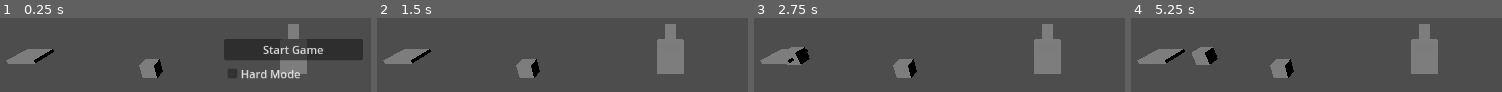
Above: before the commit, frames 1-4 (left to right).
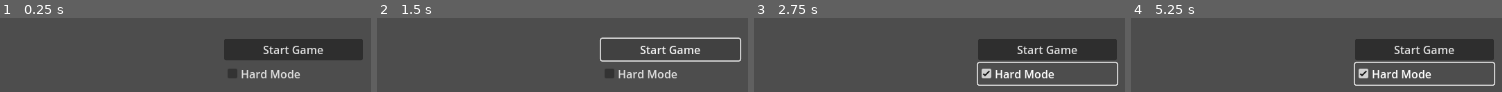
Above: after the commit, the same moments.

Repository: potatozepp/GPT-Test
Game: Godot game, scene res://main.tscn
The game is run twice, just before and just after one commit, with the same random seed, the same clock (stepped at 60 frames per second) and the same inputs.
Inputs (mouse positions are in pixels of both pictures, inside the frame that each line leads up to):
- Up to frame 1 (0.25 s): no input
- Up to frame 2 (1.5 s): click "Start Game" at 0.5 s; click (670, 49) at 1.25 s, where only the run after the commit has a clickable "Start Game"
- Up to frame 3 (2.75 s): click (1047, 73) at 2 s, where only the run after the commit has a clickable "Hard Mode"
- Up to frame 4 (5.25 s): click (1424, 73) at 2.75 s, where only the run after the commit has a clickable "Hard Mode"; click (1424, 49) at 3.5 s, where only the run after the commit has a clickable "Start Game"; click (1424, 73) at 4.25 s, where only the run after the commit has a clickable "Hard Mode"; move the mouse to (outside the picture) at 5.02 s

The runs differ from the first frame. In frame 1, 5.0% of the frame differs, in the area x 1-83%, y 8-82%; in frame 2, 11%; in frame 3, 19%; in frame 4, 20%, in the area x 1-99%, y 8-92%.
Error after the commit: Parse Error: Unexpected "?" in source. If you want a ternary operator, use "truthy_value if true_condition else falsy_value". (res://main.gd:65)

Commit message:
Use camera for path placement and add edit mode

Diff:
--- a/assets/models/player.tscn
+++ /dev/null
@@ -1,12 +0,0 @@
-[gd_scene load_steps=3 format=3 uid="uid://player"]
-
-[ext_resource type="Script" path="res://player.gd" id="1"]
-
-[sub_resource type="BoxMesh" id="1"]
-size = Vector3(1, 1, 1)
-
-[node name="Player" type="Node3D"]
-script = ExtResource("1")
-
-[node name="Mesh" type="MeshInstance3D" parent="."]
-mesh = SubResource("1")
--- a/main.gd
+++ b/main.gd
@@ -4,89 +4,127 @@
 var TowerScene = preload("res://assets/models/tower.tscn")
 var PathScene = preload("res://assets/models/path.tscn")
 var CoreScene = preload("res://assets/models/core.tscn")
-var PlayerScene = preload("res://assets/models/player.tscn")
+
+@export var camera_speed := 5.0
 
 var path_positions: Array = []
 var spawn_time := 0.0
 var spawn_interval := 2.0
 var game_started := false
+var editing_mode := false
 
-var available_slots := [
-	Vector3(-15, 0, 0),
-	Vector3(-10, 0, 5),
-	Vector3(-5, 0, 5),
-	Vector3(-5, 0, 0)
-]
-var next_slot := 0
-var player
-
+@onready var start_menu = $CanvasLayer/Control
 @onready var start_button = $CanvasLayer/Control/VBoxContainer/StartButton
 @onready var hard_mode = $CanvasLayer/Control/VBoxContainer/HardMode
+@onready var edit_button = $CanvasLayer/EditButton
+@onready var camera = $Camera3D
+var preview_path
 
 func _ready() -> void:
-	var core = CoreScene.instantiate()
-	core.position = Vector3(0, 0, 0)
-	add_child(core)
+        var core = CoreScene.instantiate()
+        core.position = Vector3(0, 0, 0)
+        add_child(core)
 
-	path_positions = [Vector3(-20, 0, 0), core.position]
+        path_positions = [Vector3(-20, 0, 0), core.position]
 
-	var start_path = PathScene.instantiate()
-	start_path.position = path_positions[0]
-	start_path.add_to_group("paths")
-	add_child(start_path)
+        var start_path = PathScene.instantiate()
+        start_path.position = path_positions[0]
+        start_path.add_to_group("paths")
+        add_child(start_path)
 
-	var tower = TowerScene.instantiate()
-	tower.position = Vector3(-10, 0, 2)
-	add_child(tower)
+        var tower = TowerScene.instantiate()
+        tower.position = Vector3(-10, 0, 2)
+        add_child(tower)
 
-	player = PlayerScene.instantiate()
-	player.position = Vector3(0, 0, -5)
-	add_child(player)
-	player.set_physics_process(false)
+        preview_path = PathScene.instantiate()
+        preview_path.modulate = Color(1, 1, 1, 0.5)
+        preview_path.visible = false
+        add_child(preview_path)
 
-	start_button.pressed.connect(start_game)
-	set_process(true)
-	set_process_input(true)
+        start_button.pressed.connect(start_game)
+        edit_button.pressed.connect(toggle_edit)
+        edit_button.visible = false
+        set_process(true)
+        set_process_input(true)
+        set_physics_process(true)
 
 func start_game() -> void:
-	game_started = true
-	$CanvasLayer.hide()
+        game_started = true
+        start_menu.hide()
+        edit_button.show()
 
-	if hard_mode.button_pressed:
-		spawn_interval = 1.0
-	else:
-		spawn_interval = 2.0
+        if hard_mode.button_pressed:
+                spawn_interval = 1.0
+        else:
+                spawn_interval = 2.0
 
-	spawn_time = spawn_interval
-	player.set_physics_process(true)
+        spawn_time = spawn_interval
+
+func toggle_edit() -> void:
+        editing_mode = not editing_mode
+        edit_button.text = editing_mode ? "Resume" : "Edit Paths"
+        var enemies = get_tree().get_nodes_in_group("enemies")
+        for e in enemies:
+                e.set_physics_process(not editing_mode)
 
 func _input(event: InputEvent) -> void:
-	if not game_started:
-		return
+        if not game_started:
+                return
 
-	if event.is_action_pressed("place_path"):
-		if next_slot < available_slots.size():
-			add_path_segment(available_slots[next_slot])
-			next_slot += 1
+        if event.is_action_pressed("place_path"):
+                add_path_segment(preview_path.position)
 
 func add_path_segment(pos: Vector3) -> void:
-	path_positions.insert(path_positions.size() - 1, pos)
-	var p = PathScene.instantiate()
-	p.position = pos
-	p.add_to_group("paths")
-	add_child(p)
+        pos.y = 0
+        path_positions.insert(path_positions.size() - 1, pos)
+        var p = PathScene.instantiate()
+        p.position = pos
+        p.add_to_group("paths")
+        add_child(p)
+
+func _physics_process(delta: float) -> void:
+        if not game_started:
+                return
+
+        var input_dir := Vector3.ZERO
+        if Input.is_action_pressed("move_forward"):
+                input_dir.z -= 1
+        if Input.is_action_pressed("move_backward"):
+                input_dir.z += 1
+        if Input.is_action_pressed("move_left"):
+                input_dir.x -= 1
+        if Input.is_action_pressed("move_right"):
+                input_dir.x += 1
+        if input_dir != Vector3.ZERO:
+                input_dir = input_dir.normalized()
+                camera.translate(input_dir * camera_speed * delta)
 
 func _process(delta: float) -> void:
-	if not game_started:
-		return
+        if game_started:
+                update_preview()
 
-	spawn_time -= delta
-	if spawn_time <= 0:
-		spawn_enemy()
-		spawn_time = spawn_interval
+        if not game_started or editing_mode:
+                return
+
+        spawn_time -= delta
+        if spawn_time <= 0:
+                spawn_enemy()
+                spawn_time = spawn_interval
+
+func update_preview() -> void:
+        var mouse_pos = get_viewport().get_mouse_position()
+        var origin = camera.project_ray_origin(mouse_pos)
+        var dir = camera.project_ray_normal(mouse_pos)
+        if dir.y == 0:
+                preview_path.hide()
+                return
+        var t = -origin.y / dir.y
+        var pos = origin + dir * t
+        preview_path.position = pos
+        preview_path.show()
 
 func spawn_enemy() -> void:
-	var enemy = EnemyScene.instantiate()
-	enemy.position = path_positions[0]
-	add_child(enemy)
-	enemy.add_to_group("enemies")
+        var enemy = EnemyScene.instantiate()
+        enemy.position = path_positions[0]
+        add_child(enemy)
+        enemy.add_to_group("enemies")
--- a/main.tscn
+++ b/main.tscn
@@ -38,3 +38,8 @@
 [node name="HardMode" type="CheckBox" parent="CanvasLayer/Control/VBoxContainer"]
 layout_mode = 2
 text = "Hard Mode"
+
+[node name="EditButton" type="Button" parent="CanvasLayer"]
+layout_mode = 2
+text = "Edit Paths"
+visible = false
--- a/player.gd
+++ /dev/null
@@ -1,17 +0,0 @@
-extends Node3D
-
-@export var speed := 5.0
-
-func _physics_process(delta: float) -> void:
-    var input_dir := Vector3.ZERO
-    if Input.is_action_pressed("move_forward"):
-        input_dir.z -= 1
-    if Input.is_action_pressed("move_backward"):
-        input_dir.z += 1
-    if Input.is_action_pressed("move_left"):
-        input_dir.x -= 1
-    if Input.is_action_pressed("move_right"):
-        input_dir.x += 1
-    if input_dir != Vector3.ZERO:
-        input_dir = input_dir.normalized()
-        translate(input_dir * speed * delta)
--- a/project.godot
+++ b/project.godot
@@ -22,6 +22,9 @@
 "events": [{
 "keycode": 32,
 "type": "key"
+}, {
+"button_index": 1,
+"type": "mouse_button"
 }]
 }
 move_forward={
Not shown, removed: player.gd.uid
Not shown, changed: README.md
